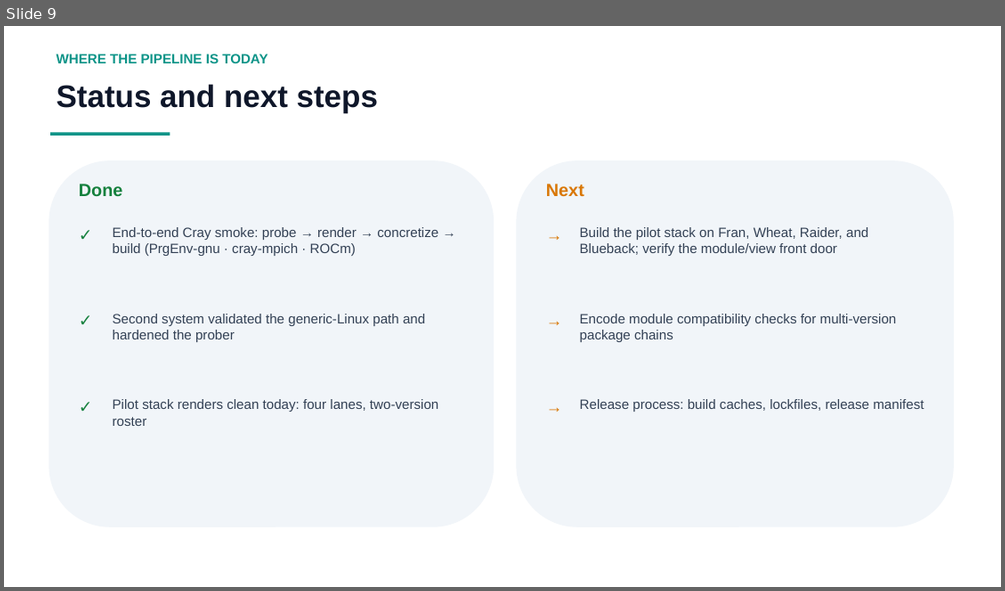
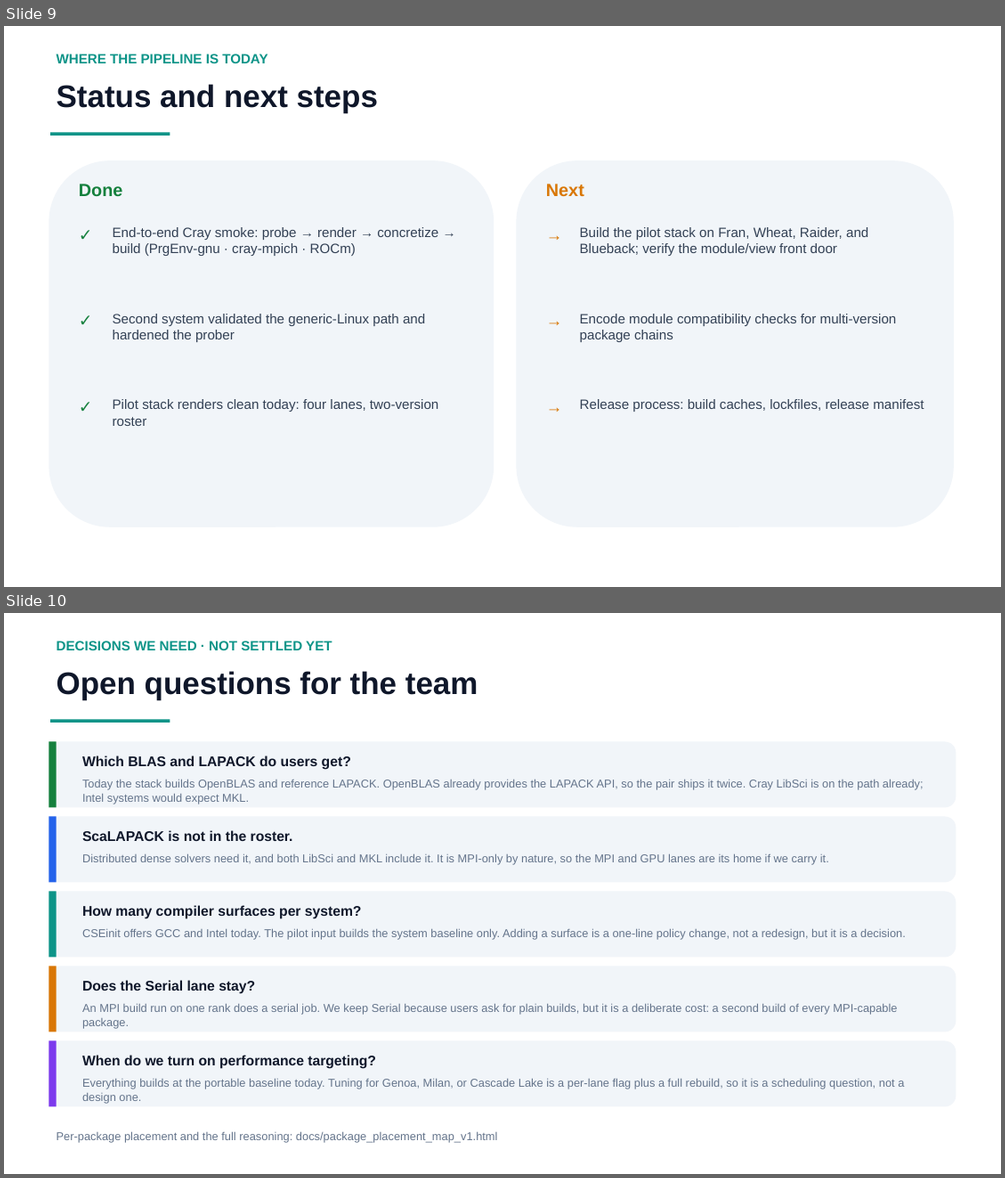
Before and after one commit to ray12514/stack-planning, a slide deck: presentations/cse_lanes_model.pptx. Shown one above the other, each under a label of ours: slide 9 before the commit, slides 9 and 10 after it. The pictures are 1005x591 and 1005x1178 pixels, drawn with LibreOffice and Linux fonts; fonts in the diff are those of the drawing. Boxes give left, top, right and bottom in pixels: in the first picture for what was removed or moved away, otherwise in the second. Text is boxed around its words. In the diff, an @@ line names an element or a change of style, - is before the commit and + after.

Commit message:
Deck: add an open-questions slide
Five decisions the roster and pilot scope raise that the team has not
settled: which BLAS and LAPACK users get, the missing ScaLAPACK, how
many compiler surfaces per system, whether the Serial lane stays, and
when performance targeting turns on. Points at the placement map for the
per-package detail.

```diff
--- a/presentations/cse_lanes_model.pptx
+++ b/presentations/cse_lanes_model.pptx
@@ slide 10 added at <box>4,613,1001,1174</box>, background #FFFFFF @@
@@ text added at <box>57,641,332,650</box>, 13 pt, text #0D9488, bold @@
+DECISIONS WE NEED · NOT SETTLED YET
@@ text added at <box>57,671,478,700</box>, 30 pt, text #0F172A, bold @@
+Open questions for the team
@@ rectangle added at <box>50,719,170,722</box>, fill #0D9488 @@
@@ rounded rectangle added at <box>48,742,956,807</box>, fill #F1F5F9 @@
@@ rectangle added at <box>48,742,57,807</box>, fill #15803D @@
@@ text added at <box>82,755,351,770</box>, 13.5 pt, text #0F172A, bold @@
+Which BLAS and LAPACK do users get?
@@ text added at <box>82,779,923,804</box>, 11 pt, text #64748B @@
+Today the stack builds OpenBLAS and reference LAPACK. OpenBLAS already provides the LAPACK API, so the pair ships it twice. Cray LibSci is on the path already; Intel systems would expect MKL.
@@ rounded rectangle added at <box>48,817,956,882</box>, fill #F1F5F9 @@
@@ rectangle added at <box>48,817,57,882</box>, fill #2563EB @@
@@ text added at <box>82,830,293,841</box>, 13.5 pt, text #0F172A, bold @@
+ScaLAPACK is not in the roster.
@@ text added at <box>82,853,829,865</box>, 11 pt, text #64748B @@
+Distributed dense solvers need it, and both LibSci and MKL include it. It is MPI-only by nature, so the MPI and GPU lanes are its home if we carry it.
@@ rounded rectangle added at <box>48,892,956,957</box>, fill #F1F5F9 @@
@@ rectangle added at <box>48,892,57,957</box>, fill #0D9488 @@
@@ text added at <box>82,905,362,919</box>, 13.5 pt, text #0F172A, bold @@
+How many compiler surfaces per system?
@@ text added at <box>82,928,906,940</box>, 11 pt, text #64748B @@
+CSEinit offers GCC and Intel today. The pilot input builds the system baseline only. Adding a surface is a one-line policy change, not a redesign, but it is a decision.
@@ rounded rectangle added at <box>48,966,956,1032</box>, fill #F1F5F9 @@
@@ rectangle added at <box>48,966,57,1032</box>, fill #D97706 @@
@@ text added at <box>82,980,255,994</box>, 13.5 pt, text #0F172A, bold @@
+Does the Serial lane stay?
@@ text added at <box>82,1003,897,1029</box>, 11 pt, text #64748B @@
+An MPI build run on one rank does a serial job. We keep Serial because users ask for plain builds, but it is a deliberate cost: a second build of every MPI-capable package.
@@ rounded rectangle added at <box>48,1041,956,1107</box>, fill #F1F5F9 @@
@@ rectangle added at <box>48,1041,57,1107</box>, fill #7C3AED @@
@@ text added at <box>82,1054,376,1069</box>, 13.5 pt, text #0F172A, bold @@
+When do we turn on performance targeting?
@@ text added at <box>82,1078,904,1103</box>, 11 pt, text #64748B @@
+Everything builds at the portable baseline today. Tuning for Genoa, Milan, or Cascade Lake is a per-lane flag plus a full rebuild, so it is a scheduling question, not a design one.
@@ text added at <box>57,1131,498,1143</box>, 11 pt, text #64748B @@
+Per-package placement and the full reasoning: docs/package_placement_map_v1.html
```
Also in this commit, not shown: 1 other file.
